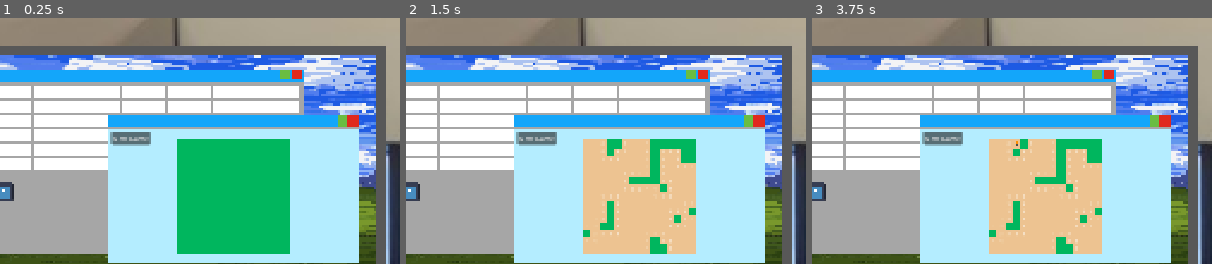
Above: before the commit, frames 1-3 (left to right).
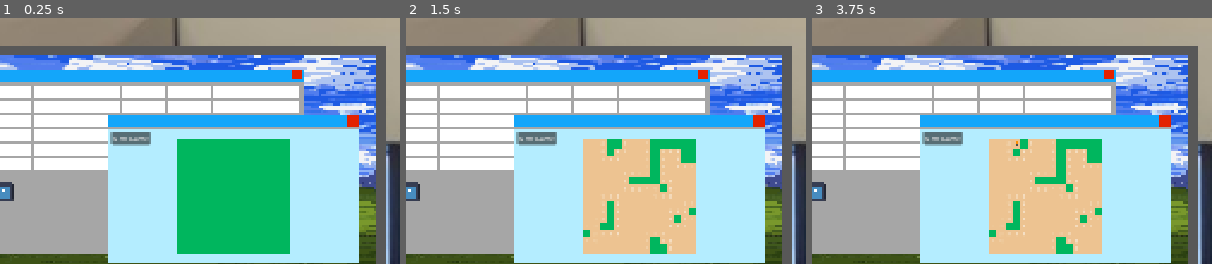
Above: after the commit, the same moments.

Repository: ChrstphrHll/thinky-2026
Game: Godot game, scene res://scenes/main.tscn
Same seed, same stepped clock (60 frames per second), same inputs: the game is played once before the commit and once after it. The engine's default icon, where the game draws it, is replaced by a stand-in: a white triangle on a blue panel in a dark square.
Inputs (mouse positions are % of the whole screen's width and height, from its top left):
- Up to frame 1 (0.25 s): no input
- Up to frame 2 (1.5 s): click (68, 20) at 0.52 s; click (73, 33) at 1.27 s
- Up to frame 3 (3.75 s): click "New Game" at 2 s; click "New Game" at 2.75 s; click (76, 33) at 3.52 s
The pictures show only the part of the screen within x 50-100%, y 8-58%; the shares and areas given below are measured in that part.

The runs differ from the first frame. In frame 1, 0.4% of the frame differs, in the area x 70-90%, y 21-45%; in frame 2, 0.4%; in frame 3, 0.4%.

Commit message:
closing logic

Diff:
--- a/components/window.gd
+++ b/components/window.gd
@@ -1,7 +1,6 @@
 extends Control
 
-@export var min_position: Vector2
-@export var max_position: Vector2
+@export var bounding_box: CanvasItem
 
 
 var dragging: bool = false
@@ -19,7 +18,7 @@
 func _process(delta):
 	if dragging:
 		var raw_position = get_global_mouse_position() - drag_offset
-		global_position = raw_position #.clamp(min_position, max_position - size)
+		global_position = raw_position.clamp(bounding_box.global_position, bounding_box.global_position + bounding_box.size - self.size)
 
 func _on_top_bar_button_down():
 	dragging = true
@@ -33,3 +32,7 @@
 
 func _on_resize_button_down(corner_index: int):
 	print("resizing from ", corner_index)
+
+
+func _on_close_pressed():
+	self.queue_free()
--- a/components/window.tscn
+++ b/components/window.tscn
@@ -7,6 +7,15 @@
 
 [sub_resource type="GradientTexture1D" id="GradientTexture1D_j0wby"]
 gradient = SubResource("Gradient_nuevk")
+
+[sub_resource type="StyleBoxFlat" id="StyleBoxFlat_j0wby"]
+bg_color = Color(0.890549, 0.13222441, 0, 1)
+
+[sub_resource type="StyleBoxFlat" id="StyleBoxFlat_nuevk"]
+bg_color = Color(0.71292275, 0.101336025, 0.26631862, 1)
+
+[sub_resource type="StyleBoxFlat" id="StyleBoxFlat_2b2g1"]
+bg_color = Color(1, 0.36025915, 0.26238233, 1)
 
 [sub_resource type="Gradient" id="Gradient_2b2g1"]
 colors = PackedColorArray(0, 0, 0, 0, 1, 1, 1, 1)
@@ -42,7 +51,7 @@
 texture_normal = SubResource("GradientTexture1D_j0wby")
 stretch_mode = 0
 
-[node name="Close" type="ColorRect" parent="TopBar" unique_id=1303548295]
+[node name="Close" type="Button" parent="TopBar" unique_id=1745185678]
 layout_mode = 1
 anchors_preset = 1
 anchor_left = 1.0
@@ -52,9 +61,12 @@
 offset_right = -4.0
 offset_bottom = 28.0
 grow_horizontal = 0
-color = Color(0.8782985, 0.16254476, 0.11744303, 1)
+theme_override_styles/normal = SubResource("StyleBoxFlat_j0wby")
+theme_override_styles/pressed = SubResource("StyleBoxFlat_nuevk")
+theme_override_styles/hover = SubResource("StyleBoxFlat_2b2g1")
 
 [node name="Minimize" type="ColorRect" parent="TopBar" unique_id=1576613535]
+visible = false
 layout_mode = 1
 anchors_preset = 1
 anchor_left = 1.0
@@ -80,4 +92,5 @@
 
 [connection signal="button_down" from="TopBar" to="." method="_on_top_bar_button_down"]
 [connection signal="button_up" from="TopBar" to="." method="_on_top_bar_button_up"]
+[connection signal="pressed" from="TopBar/Close" to="." method="_on_close_pressed"]
 [connection signal="button_down" from="TopLeftResize" to="." method="_on_resize_button_down" binds= [0]]
--- a/scenes/main.tscn
+++ b/scenes/main.tscn
@@ -42,15 +42,14 @@
 texture = ExtResource("2_tbgi4")
 expand_mode = 1
 
-[node name="Window" parent="Computer/Screen" unique_id=945610282 instance=ExtResource("1_o5qli")]
+[node name="Window" parent="Computer/Screen" unique_id=945610282 node_paths=PackedStringArray("bounding_box") instance=ExtResource("1_o5qli")]
 layout_mode = 1
 anchors_preset = -1
 anchor_left = 0.03497939
 anchor_top = 0.049319714
 anchor_right = 0.8232035
 anchor_bottom = 0.80516887
-min_position = Vector2(35, 27)
-max_position = Vector2(972, 588)
+bounding_box = NodePath("..")
 metadata/_edit_use_anchors_ = true
 
 [node name="MarginContainer" type="MarginContainer" parent="Computer/Screen/Window" unique_id=646324747]
@@ -276,6 +275,7 @@
 texture = ExtResource("2_0wfyh")
 
 [node name="ColorRect" type="ColorRect" parent="Computer/Screen" unique_id=1855724515]
+z_index = 1
 layout_mode = 1
 anchors_preset = 12
 anchor_top = 1.0
@@ -309,13 +309,14 @@
 offset_bottom = 27.0
 text = "3:22"
 
-[node name="Window2" parent="Computer/Screen" unique_id=1339506137 instance=ExtResource("1_o5qli")]
+[node name="Window2" parent="Computer/Screen" unique_id=1339506137 node_paths=PackedStringArray("bounding_box") instance=ExtResource("1_o5qli")]
 layout_mode = 1
 anchors_preset = -1
 anchor_left = 0.34053499
 anchor_top = 0.23639455
 anchor_right = 0.96193415
 anchor_bottom = 0.8469388
+bounding_box = NodePath("..")
 metadata/_edit_use_anchors_ = true
 
 [node name="minesweeper" parent="Computer/Screen/Window2" unique_id=411667812 instance=ExtResource("5_tbgi4")]
